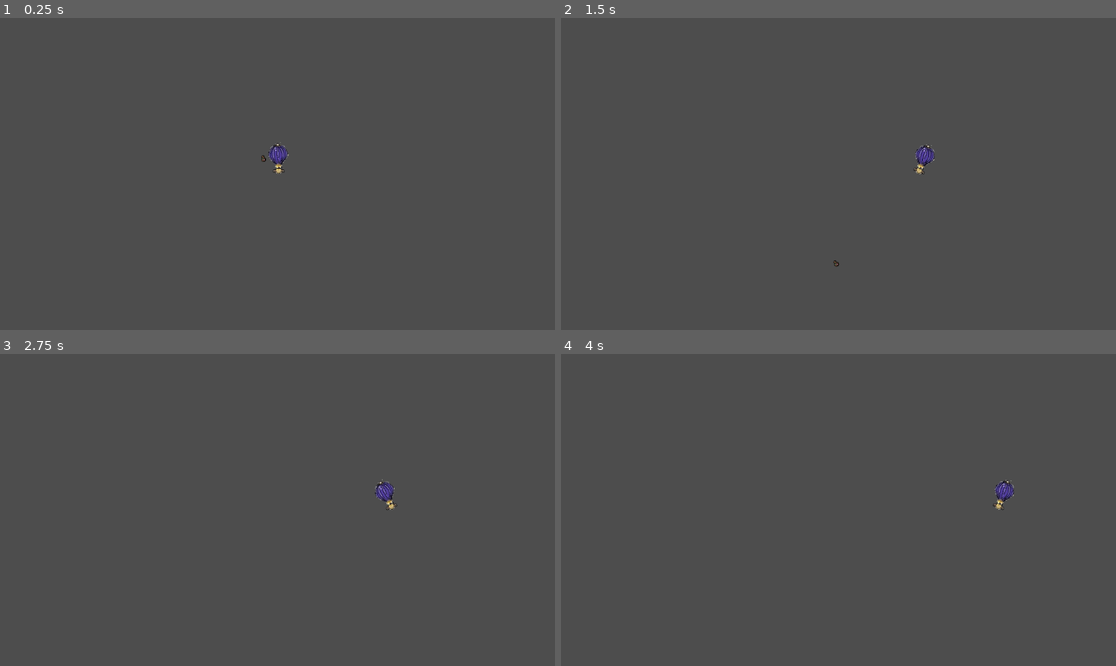
Above: before the commit, frames 1-4 (two rows, left to right).
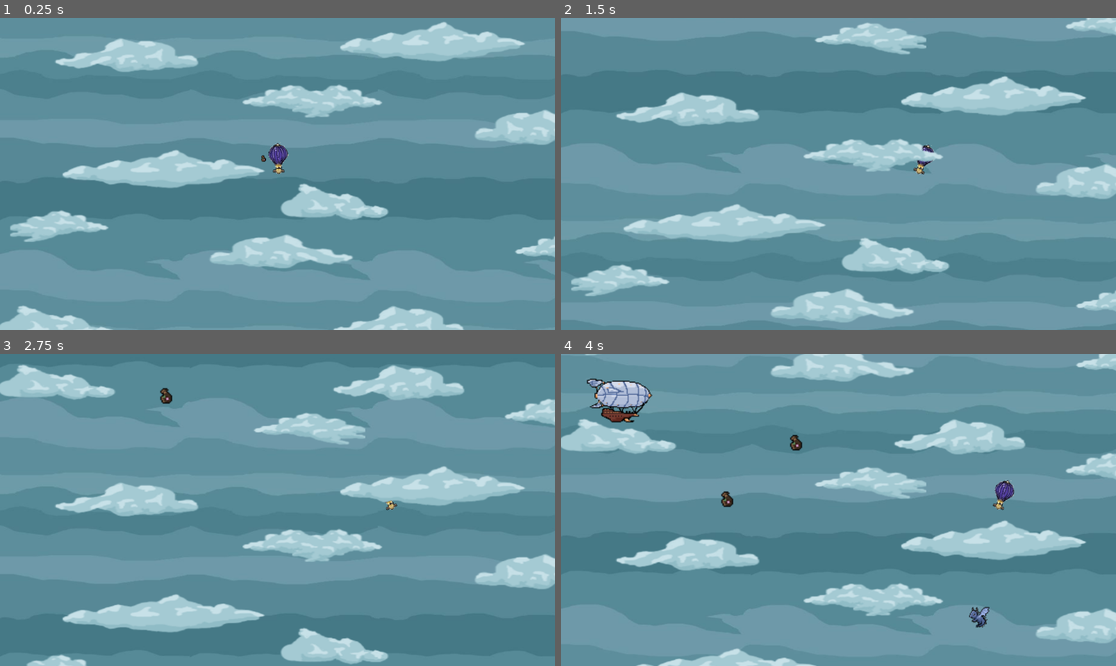
Above: after the commit, the same moments.

Repository: koya-kun/just_go_up
Game: Godot game, scene res://main_scene.tscn
The game is run twice, just before and just after one commit, with the same random seed, the same clock (stepped at 60 frames per second) and the same inputs.
Inputs:
- Up to frame 1 (0.25 s): no input
- Up to frame 2 (1.5 s): hold D (right) 0.53-1.28 s; tap M (drop) at 0.6, 1.35 s; hold A (left) from 1.28 s (still down)
- Up to frame 3 (2.75 s): release A (left) at 2.03 s; hold D (right) from 2.03 s (still down); tap M (drop) at 2.1 s
- Up to frame 4 (4 s): tap M (drop) at 2.85, 3.6 s; release D (right) at 3.53 s; hold A (left) from 3.53 s (still down)

The runs differ from the first frame. In frame 1, 100% of the frame differs, in the area x 0-100%, y 0-100%; in frame 2, 100%; in frame 3, 100%; in frame 4, 100%.
Error before the commit: Invalid access to property or key 'autoscroll' on a base object of type 'CharacterBody2D (player.gd)'. (res://main_scene.gd:23)

Commit message:
basically finished

Diff:
--- a/just_go_up/main_scene.tscn
+++ b/just_go_up/main_scene.tscn
@@ -1,20 +1,59 @@
-[gd_scene load_steps=7 format=3 uid="uid://d3ru1esnwge4x"]
+[gd_scene load_steps=10 format=3 uid="uid://d3ru1esnwge4x"]
 
-[ext_resource type="PackedScene" path="res://player.tscn" id="1_0f027"]
+[ext_resource type="PackedScene" uid="uid://cbibm6fv4xlkd" path="res://player.tscn" id="1_0f027"]
 [ext_resource type="Script" uid="uid://d4cwnwgwrtpll" path="res://main_scene.gd" id="1_gyfs4"]
 [ext_resource type="PackedScene" uid="uid://b4g03mycued0f" path="res://sand_sack.tscn" id="2_2c62f"]
 [ext_resource type="PackedScene" uid="uid://ck7majgnrcqa6" path="res://scenes/obstacle.tscn" id="2_8mm7a"]
 [ext_resource type="PackedScene" uid="uid://csohu7hb18ijf" path="res://sack_collect.tscn" id="2_d5x1h"]
+[ext_resource type="PackedScene" uid="uid://dlfyks4wg1ct7" path="res://scenes/enemy.tscn" id="4_nfk4m"]
+[ext_resource type="Texture2D" uid="uid://caaevsbl77mt3" path="res://art/background2.jpg" id="5_66tet"]
 [ext_resource type="AudioStream" uid="uid://cg4wc1yy57kwj" path="res://quick-orchestral-rise-loop-140bpm-132264.mp3" id="6_hq1ik"]
+[ext_resource type="Texture2D" uid="uid://5jhn7fdd6wf6" path="res://art/wolken.png" id="8_7ycvg"]
 
 [node name="main_scene" type="Node2D"]
 script = ExtResource("1_gyfs4")
 obstacles = Array[PackedScene]([ExtResource("2_8mm7a"), ExtResource("2_d5x1h")])
+enemy_scene = ExtResource("4_nfk4m")
+
+[node name="skyy" type="Parallax2D" parent="."]
+texture_repeat = 2
+scroll_scale = Vector2(0, 0)
+repeat_size = Vector2(0, 600)
+autoscroll = Vector2(0, 80)
+repeat_times = 50
+
+[node name="Sprite2D" type="Sprite2D" parent="skyy"]
+position = Vector2(200, 323)
+scale = Vector2(1.25625, 1.00625)
+texture = ExtResource("5_66tet")
+
+[node name="Sprite2D" type="Sprite2D" parent="skyy/Sprite2D"]
+position = Vector2(314.428, 0.993795)
+texture = ExtResource("5_66tet")
+
+[node name="Sprite2D" type="Sprite2D" parent="skyy/Sprite2D/Sprite2D"]
+position = Vector2(310.448, 0)
+texture = ExtResource("5_66tet")
 
 [node name="player" parent="." instance=ExtResource("1_0f027")]
 position = Vector2(577, 294)
 sand_sack_scene = ExtResource("2_2c62f")
 
+[node name="cloud" type="Parallax2D" parent="."]
+repeat_size = Vector2(0, 800)
+autoscroll = Vector2(0, 90)
+repeat_times = 20
+
+[node name="Sprite2D" type="Sprite2D" parent="cloud"]
+position = Vector2(370.25, 468.5)
+scale = Vector2(2.42344, 1.44219)
+texture = ExtResource("8_7ycvg")
+
+[node name="Sprite2D" type="Sprite2D" parent="cloud/Sprite2D"]
+position = Vector2(229.323, -178.548)
+scale = Vector2(0.915088, 1.03884)
+texture = ExtResource("8_7ycvg")
+
 [node name="AudioStreamPlayer2D" type="AudioStreamPlayer2D" parent="."]
 stream = ExtResource("6_hq1ik")
 volume_db = 1.095
Not shown: 1 places in just_go_up/parallax.tscn that only renumber resources
